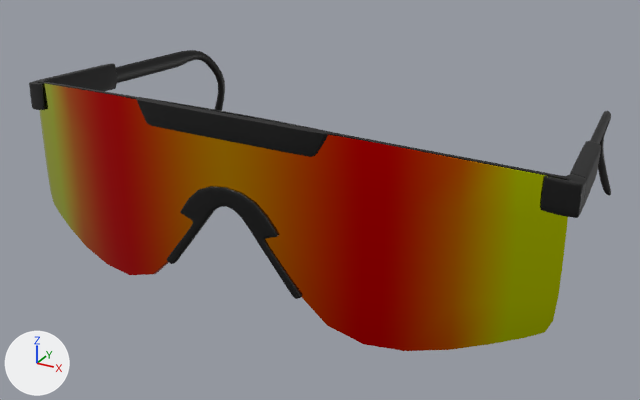
Renders of the glTF model WEARABLES/Eyes/Viper-Red.glb from each side of a commit.
Rendered twice from a 50 mm camera at (0.401, -0.803, 1.116) aimed at (0.013, -0.097, 0.764). Arrows for +X, +Y and +Z are at lower left; the lights stay in place. The older version comes first. Where no turn or scale is listed for an object, it has been applied to the vertices.
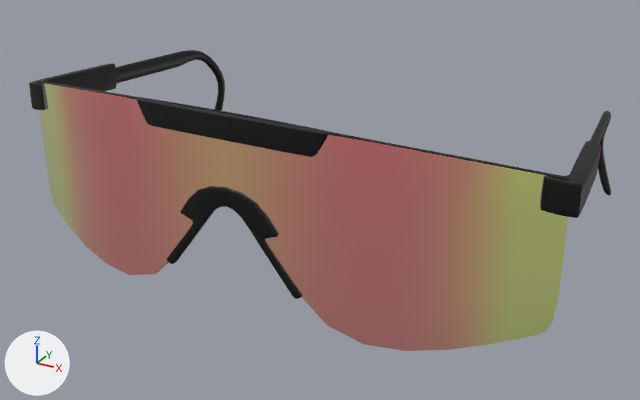
Commit message: Update Viper-Red eye wearable

The edits, one by one:
In material 'Polarized' (mat_polarized), sheen_weight is now set to 1.0.
In material 'Polarized' (mat_polarized), emission_strength is now set to 0.1.
In material 'Polarized' (mat_polarized), sheen_roughness is now set to 0.0.
In material 'Polarized' (mat_polarized), coat_weight is now set to 1.0.

Location of each change, (x1, y1, x2, y2) in pixels of the pictures (640 x 400 px):
'Object_5', surface changed (lighter)
    both: (37, 81, 571, 351)
